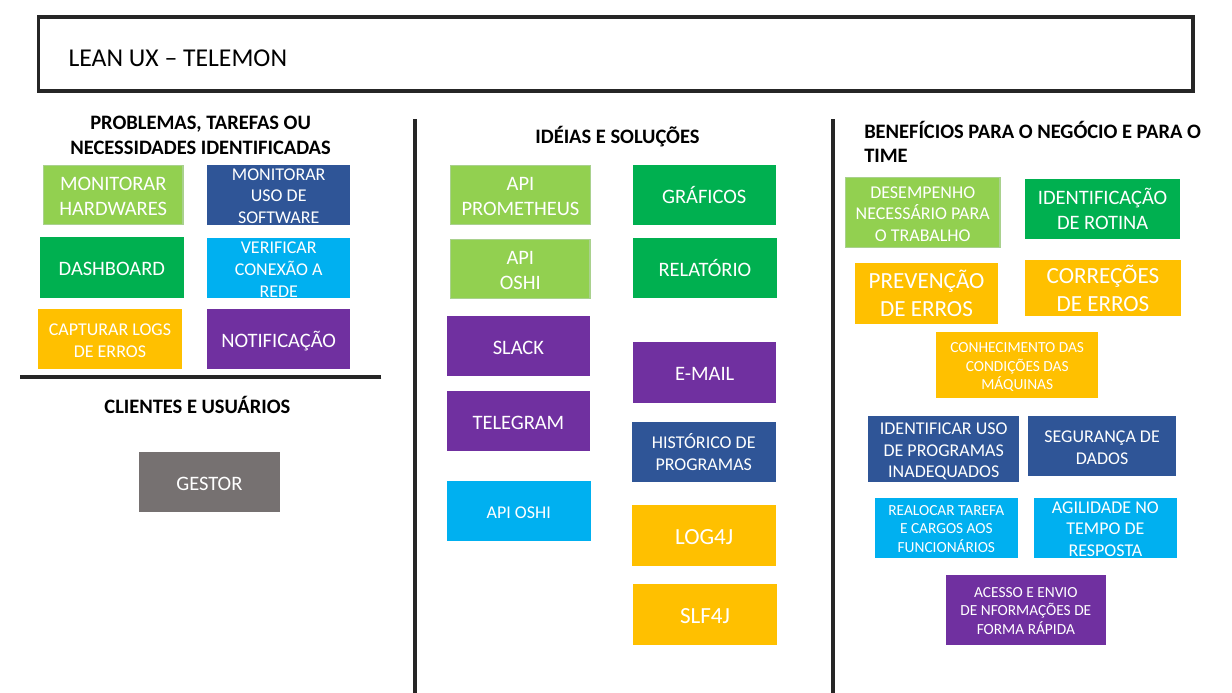
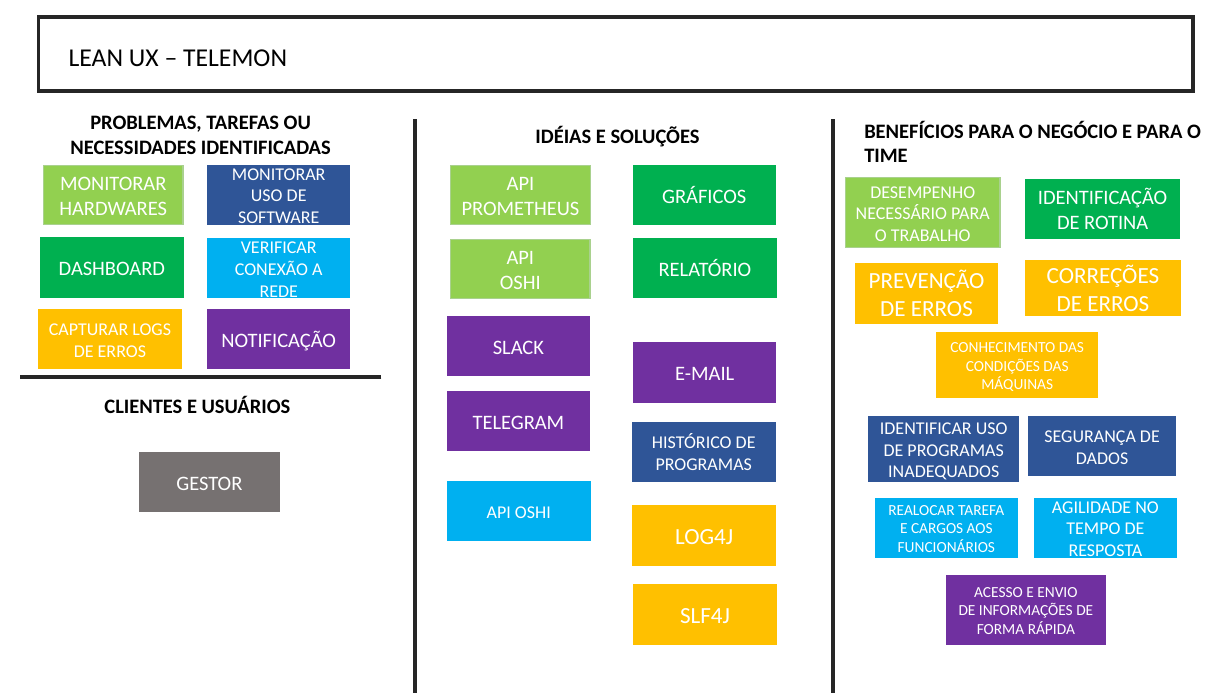
Before and after one commit to BandTec/grupo-07-adsa-20201, a slide deck: slide 1 of Documentação/lean ux.pptx. Drawn at 1232x693 pixels with LibreOffice and Linux fonts; fonts in the diff are those of the drawing. Boxes give left, top, right and bottom in pixels: in the first picture for what was removed or moved away, otherwise in the second. Text is boxed around its words. In the diff, an @@ line names an element or a change of style, - is before the commit and + after.

```diff
--- a/Documentação/lean ux.pptx
+++ b/Documentação/lean ux.pptx
@@ text in rectangle at (959,587,1093,634): text changed @@
-ACESSO E ENVIO DE NFORMAÇÕES DE FORMA RÁPIDA
+ACESSO E ENVIO DE INFORMAÇÕES DE FORMA RÁPIDA
```
Also in this commit, not shown: 1 other file.
